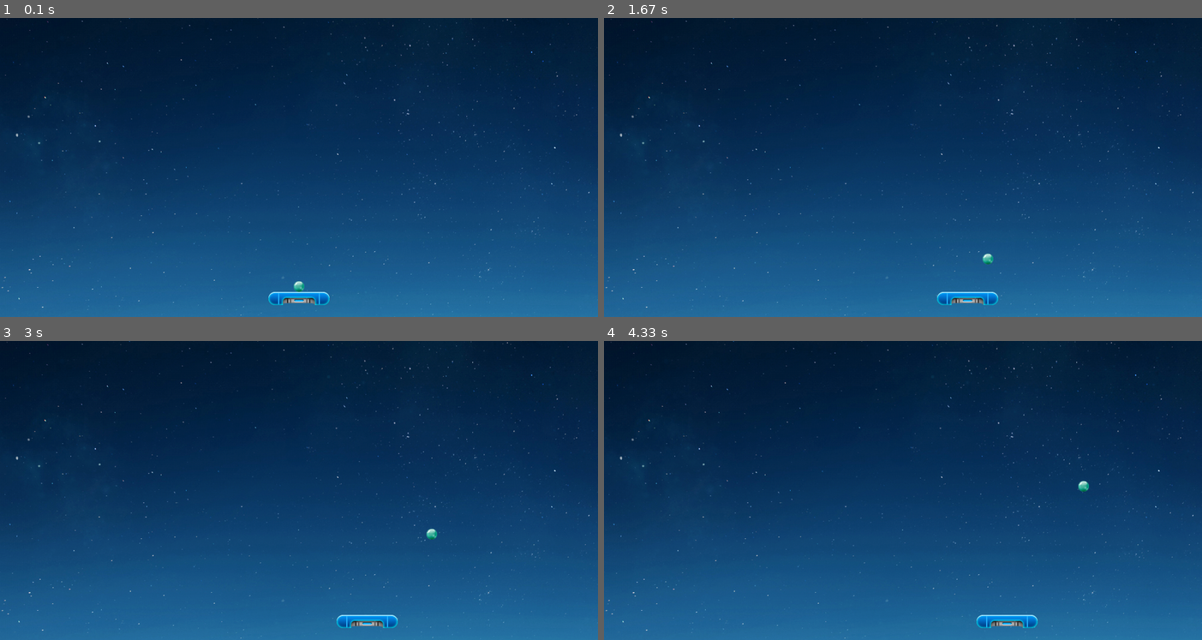
Above: before the commit, frames 1-4 (two rows, left to right).
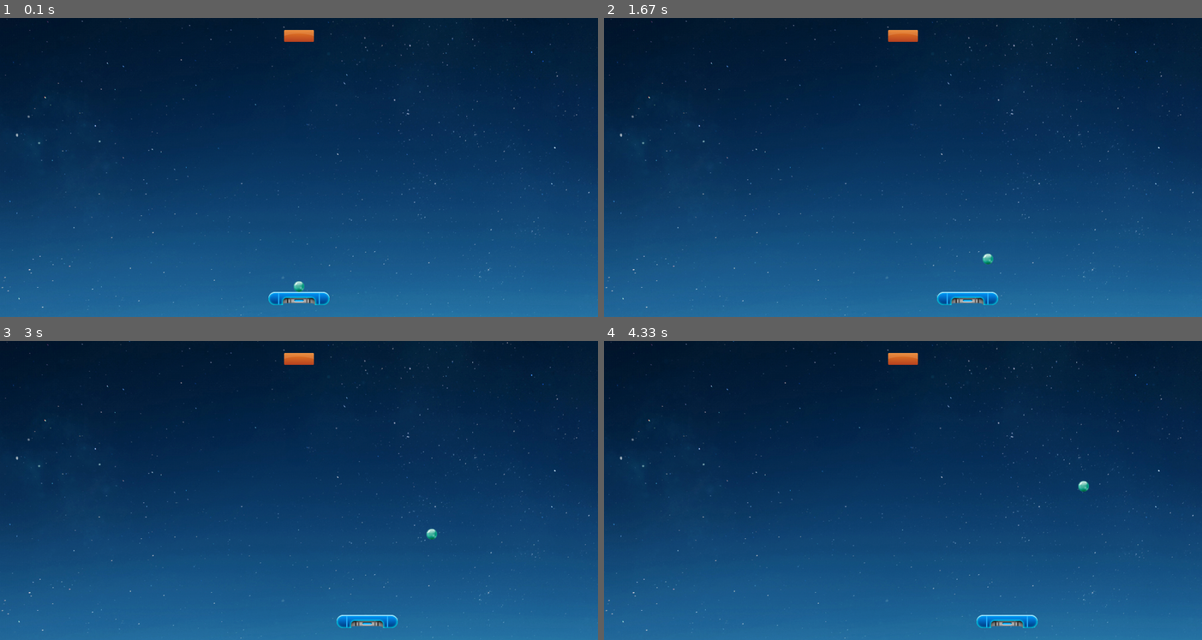
Above: after the commit, the same moments.

Repository: wtraceback/Pygame-Practice
Game: pygame game, started from Arkanoid/main.py
Two runs of this game, one before a commit and one after it. Both use one fixed random seed, a clock stepped at 60 frames per second and the inputs below.
Inputs:
- Up to frame 1 (0.1 s): no input
- Up to frame 2 (1.67 s): hold Right 0.33-0.8 s; hold Right 0.83-1.3 s; tap Space at 0.9, 1.2, 1.4 s; hold Left from 1.33 s (still down)
- Up to frame 3 (3 s): tap Space at 1.7, 1.97, 2.27, 2.4, 2.7 s; release Left at 1.87 s; hold Left 1.9-2.3 s; hold Right 2.33-2.97 s
- Up to frame 4 (4.33 s): hold Left 3-3.47 s; tap Space at 3.07, 3.37, 3.57, 3.87, 4.07 s; hold Right 3.5-3.97 s; hold Right from 4 s (still down)

The runs differ from the first frame. In frame 1, 0.2% of the frame differs, in the area x 47-53%, y 4-8%; in frame 2, 0.2%; in frame 3, 0.2%; in frame 4, 0.2%.

Commit message:
添加砖块相关的类并将其显示

Diff:
--- /dev/null
+++ b/Arkanoid/brick.py
@@ -0,0 +1,21 @@
+import pygame
+
+
+class Brick():
+    """这是一个关于 砖块 的类"""
+    def __init__(self, sets, screen):
+        """初始化砖块并设置其初始位置"""
+        self.screen = screen
+        self.screen_rect = self.screen.get_rect()
+
+        self.sets = sets
+
+        # 加载砖块图片
+        self.img = pygame.image.load('images/brick.png')
+        self.rect = self.img.get_rect()
+        self.rect.centerx = self.screen_rect.centerx
+        self.rect.top = self.rect.height
+
+    def blit_img(self):
+        """在指定位置绘制砖块"""
+        self.screen.blit(self.img, self.rect)
--- a/Arkanoid/game_functions.py
+++ b/Arkanoid/game_functions.py
@@ -33,7 +33,7 @@
         baffle.moving_left = False
 
 
-def update_screen(sets, screen, baffle, ball):
+def update_screen(sets, screen, baffle, ball, brick):
     """更新屏幕上的图像，并切换到新的屏幕"""
     blit_bg_img(sets, screen)
 
@@ -42,6 +42,9 @@
 
     # 绘制弹球
     ball.blit_img()
+
+    # 绘制砖块
+    brick.blit_img()
 
     # 重绘屏幕对象
     pygame.display.update()
--- a/Arkanoid/main.py
+++ b/Arkanoid/main.py
@@ -4,6 +4,7 @@
 from baffle import Baffle
 import game_functions as gf
 from ball import Ball
+from brick import Brick
 
 
 def main():
@@ -20,6 +21,9 @@
     # 创建一个弹球
     ball = Ball(sets, screen, baffle)
 
+    # 创建一个砖块
+    brick = Brick(sets, screen)
+
     # 开始游戏主循环
     while True:
         # 监听键盘和鼠标事件
@@ -32,7 +36,7 @@
         gf.update_ball(sets, baffle, ball)
 
         # 更新画面
-        gf.update_screen(sets, screen, baffle, ball)
+        gf.update_screen(sets, screen, baffle, ball, brick)
 
 
 if __name__ == '__main__':
Binary file added: Arkanoid/images/brick.png
